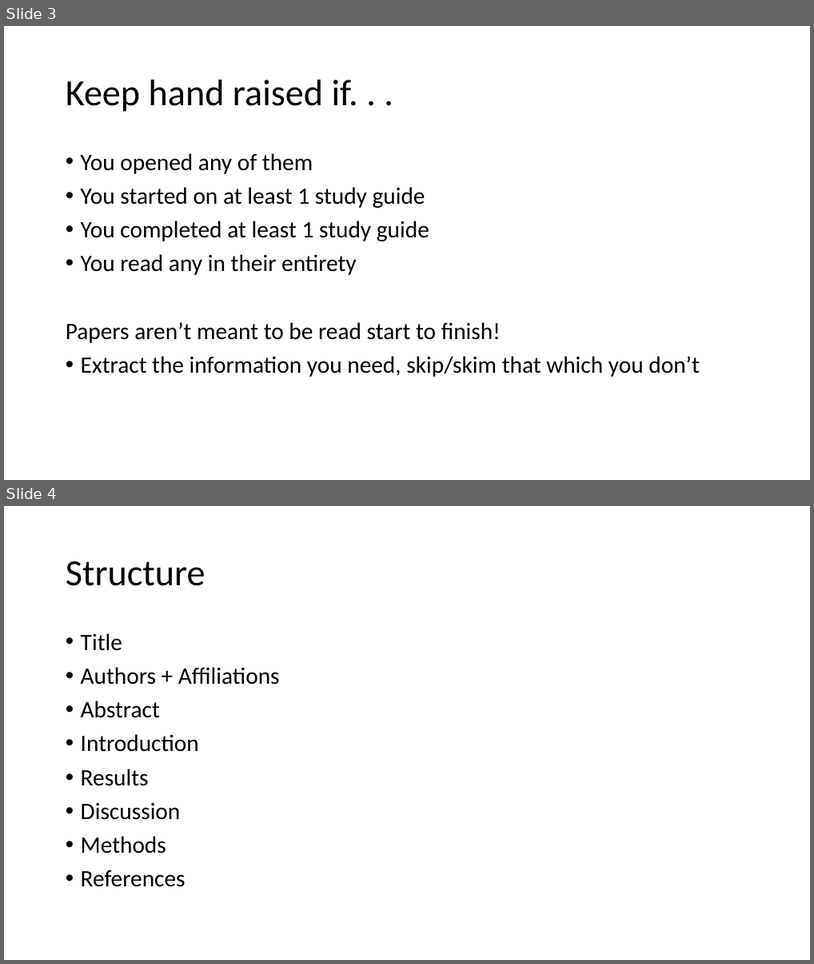
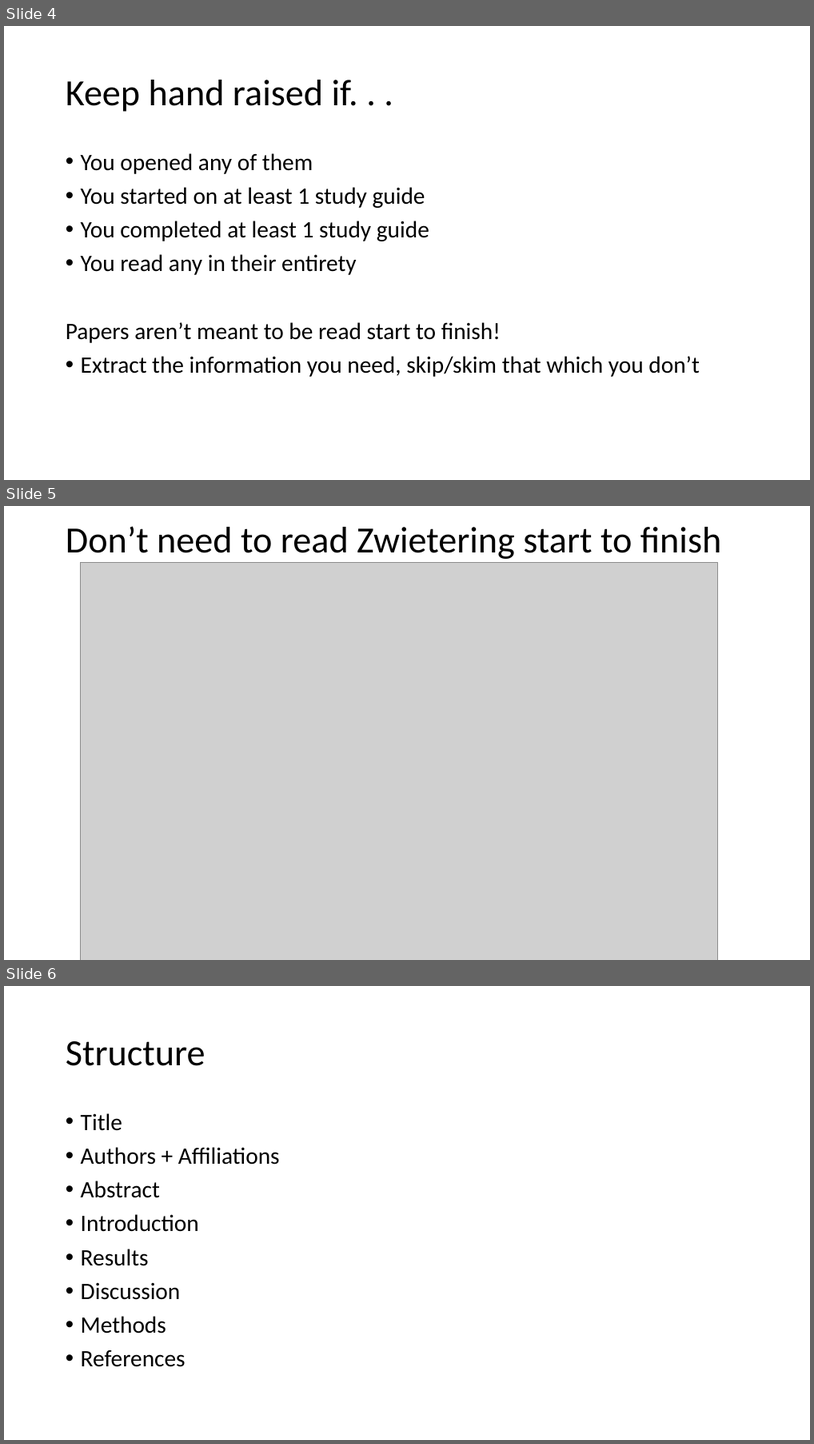
Before and after one commit to alexprp/Jterm2024, a slide deck: Papers.pptx. Shown one above the other, each under a label of ours: slides 3 and 4 before the commit, slides 4, 5 and 6 after it. The pictures are 814x964 and 814x1444 pixels, drawn with LibreOffice and Linux fonts; fonts in the diff are those of the drawing; grey boxes stand for pictures. Boxes give left, top, right and bottom in pixels: in the first picture for what was removed or moved away, otherwise in the second. Text is boxed around its words. In the diff, an @@ line names an element or a change of style, - is before the commit and + after.

```diff
--- a/Papers.pptx
+++ b/Papers.pptx
@@ slide 5 added at [4, 506, 810, 960], background #FFFFFF @@
@@ title added at [66, 526, 722, 559], 44 pt, text #000000 @@
+Don’t need to read Zwietering start to finish
@@ picture added at [81, 562, 718, 960] @@
@@ what was slide 3 is now slide 4 @@
@@ what was slide 4 is now slide 6 @@
```
Also in this commit, not shown: 1 other slide added.
